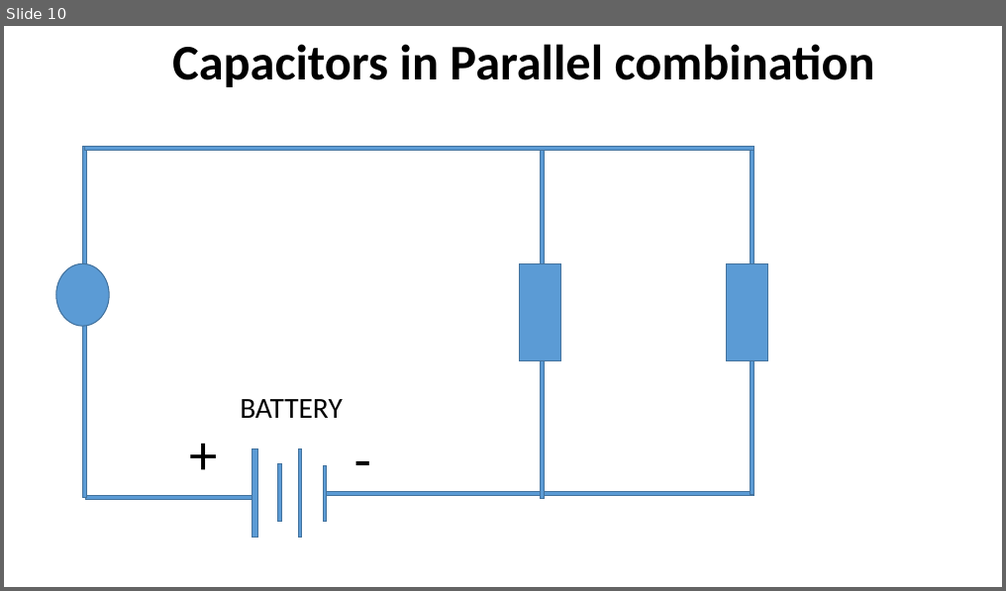
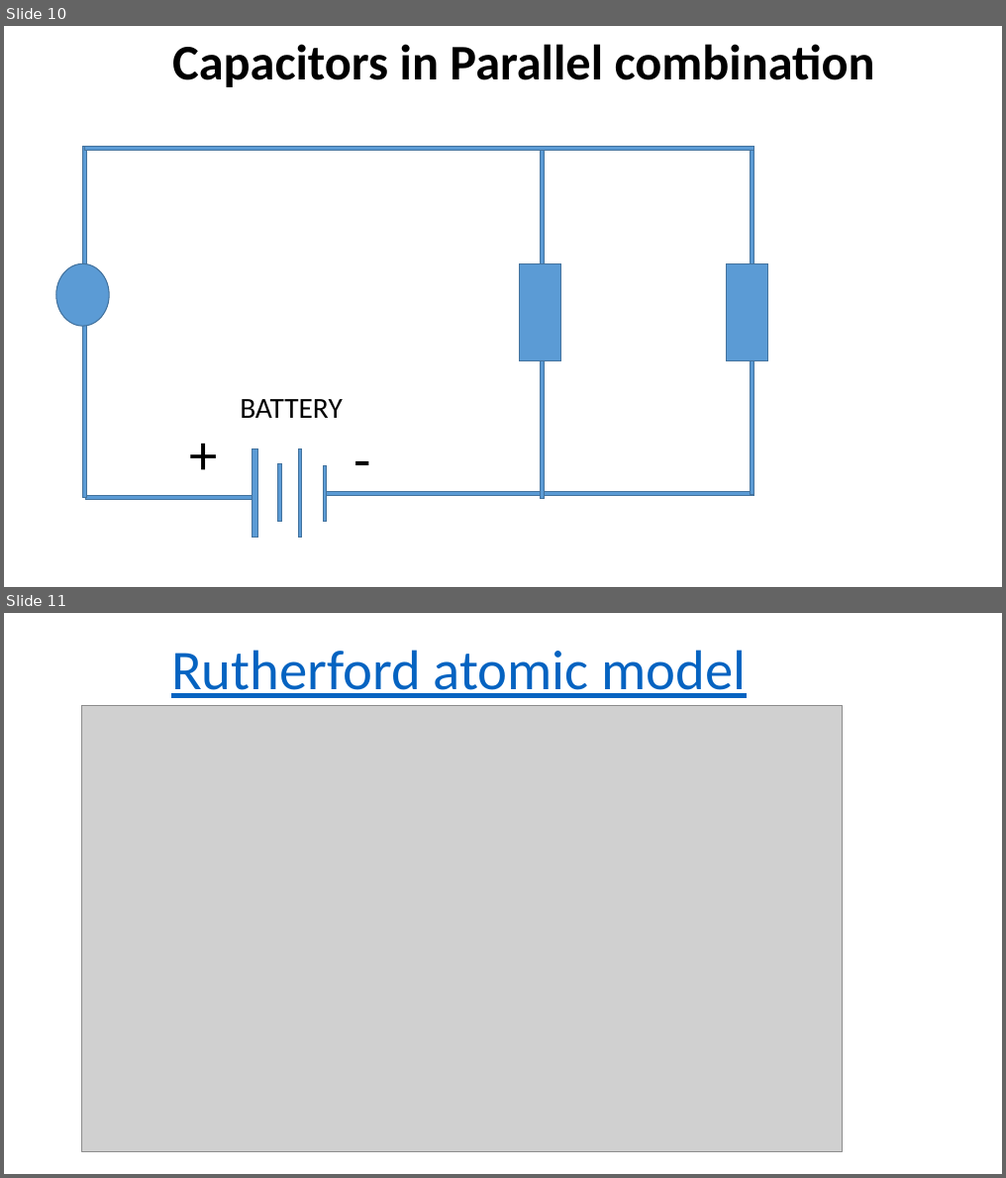
Before and after one commit to infocelab/embedded-projects, a slide deck: Documents/projects for schools.pptx. Shown one above the other, each under a label of ours: slide 10 before the commit, slides 10 and 11 after it. The pictures are 1006x591 and 1006x1178 pixels, drawn with LibreOffice and Linux fonts; fonts in the diff are those of the drawing; grey boxes stand for pictures. Boxes give left, top, right and bottom in pixels: in the first picture for what was removed or moved away, otherwise in the second. Text is boxed around its words. In the diff, an @@ line names an element or a change of style, - is before the commit and + after.

```diff
--- a/Documents/projects for schools.pptx
+++ b/Documents/projects for schools.pptx
@@ slide 11 added at (4,613,1002,1174), background #FFFFFF @@
@@ text added at (171,650,746,698), 54 pt, text #0563C1, underline @@
+Rutherford atomic model
@@ picture added at (82,706,843,1152) @@
```
Also in this commit, not shown: 8 other slides added.
